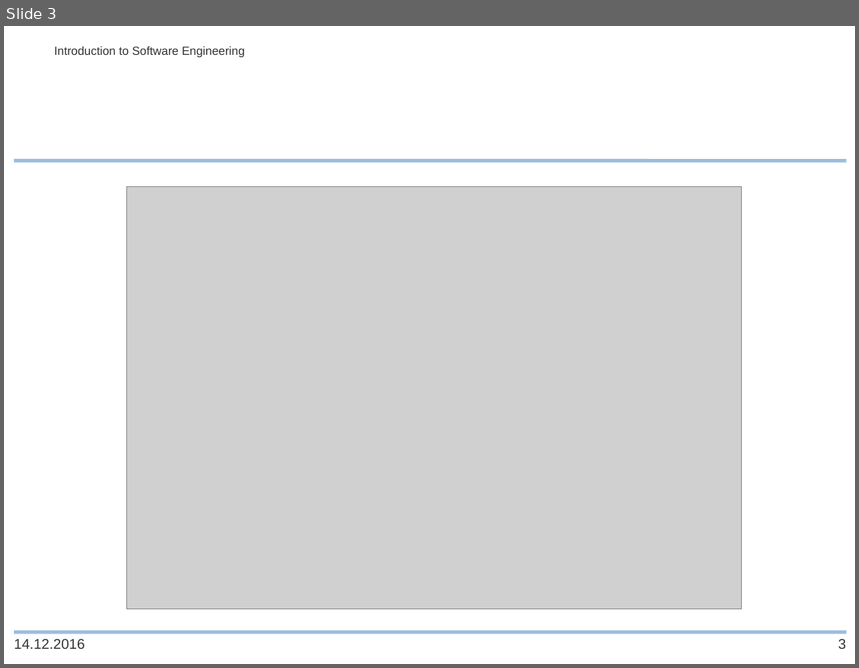
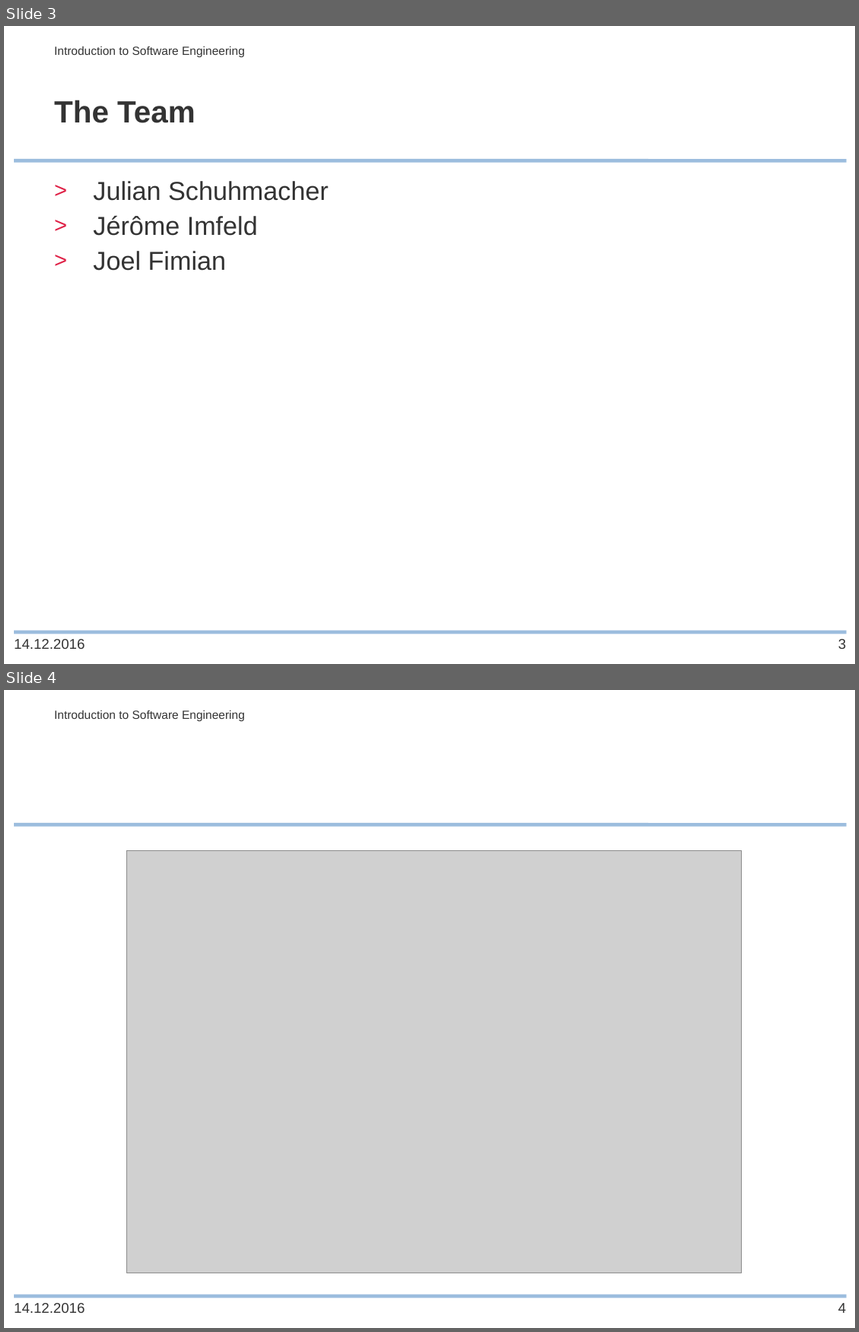
Before and after one commit to scg-unibe-ch/ese2016-team2, a slide deck: showcase/Presentation_Showcase.pptx. Shown one above the other, each under a label of ours: slide 3 before the commit, slides 3 and 4 after it. The pictures are 859x668 and 859x1332 pixels, drawn with LibreOffice and Linux fonts; fonts in the diff are those of the drawing; grey boxes stand for pictures; background and template pictures are left out. Boxes give left, top, right and bottom in pixels: in the first picture for what was removed or moved away, otherwise in the second. Text is boxed around its words. In the diff, an @@ line names an element or a change of style, - is before the commit and + after.

```diff
--- a/showcase/Presentation_Showcase.pptx
+++ b/showcase/Presentation_Showcase.pptx
@@ slide 3 added at (4,26,855,664), background #FFFFFF; not listed: 2 template elements that a slide beside it also shows @@
@@ text added at (54,46,245,58), 10 pt, text #333333 @@
+Introduction to Software Engineering
@@ title added at (54,100,196,123), 26 pt, text #333333, bold @@
+The Team
@@ text added at (93,181,329,271), 22 pt, text #333333 @@
+> Julian Schuhmacher
+> Jérôme Imfeld
+> Joel Fimian
@@ text added at (14,639,85,649), 12 pt, text #333333 @@
+14.12.2016
@@ page number added at (838,639,846,649), 12 pt, text #333333 @@
+3
@@ what was slide 3 is now slide 4 @@
@@ page number at (838,1303,846,1313): text changed @@
-3
+4
```
Also in this commit, not shown: 2 slides changed, 1 other file.
